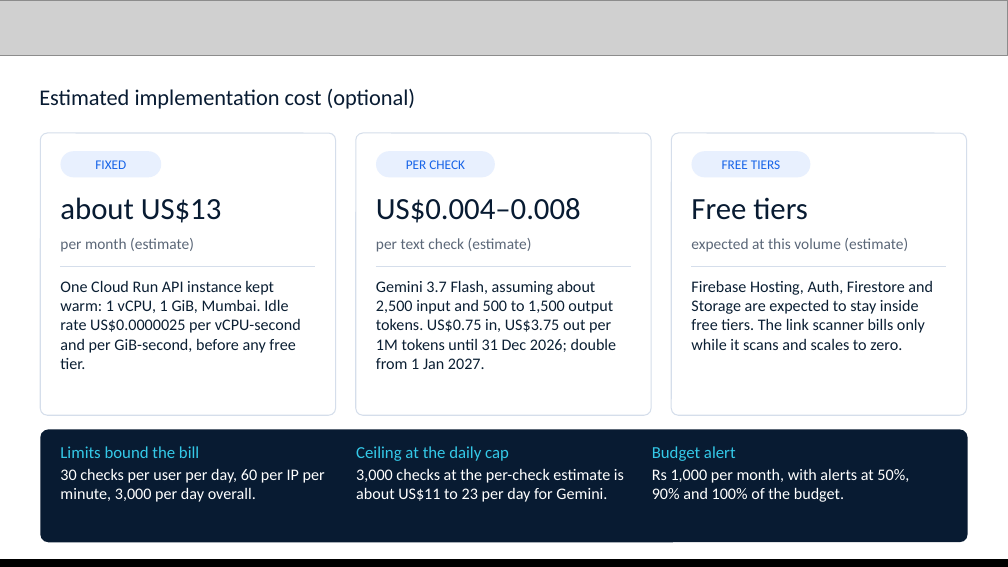
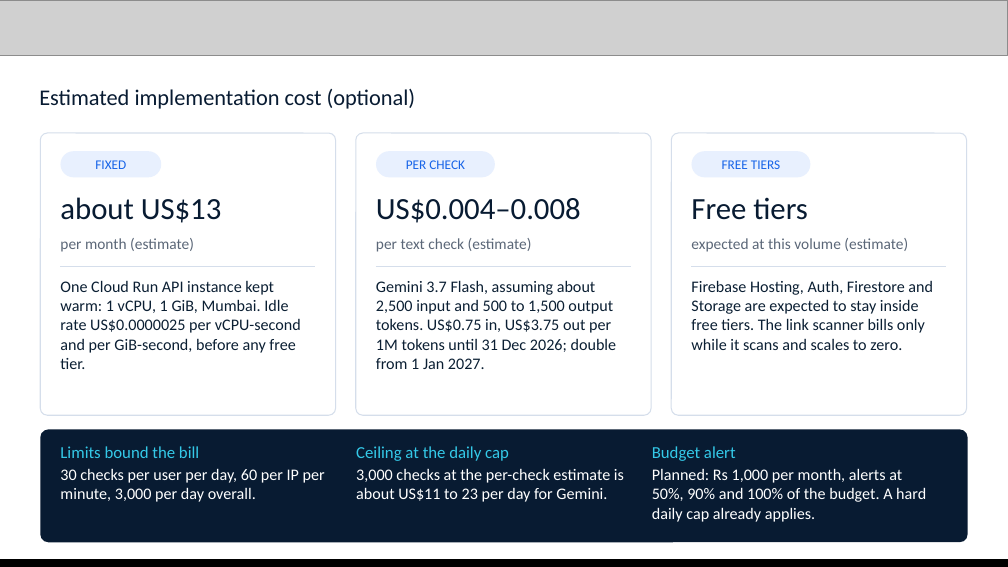
Before and after one commit to Namans12/scam-shield, a slide deck: slide 10 of docs/submission/Scam-Shield-deck.pptx. Drawn at 1008x567 pixels with LibreOffice and Linux fonts; fonts in the diff are those of the drawing; grey boxes stand for pictures. Boxes give left, top, right and bottom in pixels: in the first picture for what was removed or moved away, otherwise in the second. Text is boxed around its words. In the diff, an @@ line names an element or a change of style, - is before the commit and + after.

```diff
--- a/docs/submission/Scam-Shield-deck.pptx
+++ b/docs/submission/Scam-Shield-deck.pptx
@@ text at (652,468,926,522): text changed @@
-Rs 1,000 per month, with alerts at 50%, 90% and 100% of the budget.
+Planned: Rs 1,000 per month, alerts at 50%, 90% and 100% of the budget. A hard daily cap already applies.
```
Also in this commit, not shown: 1 other slide changed, 2 other files.
